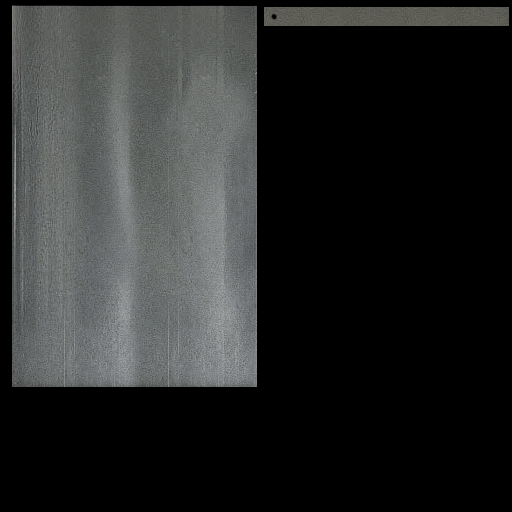
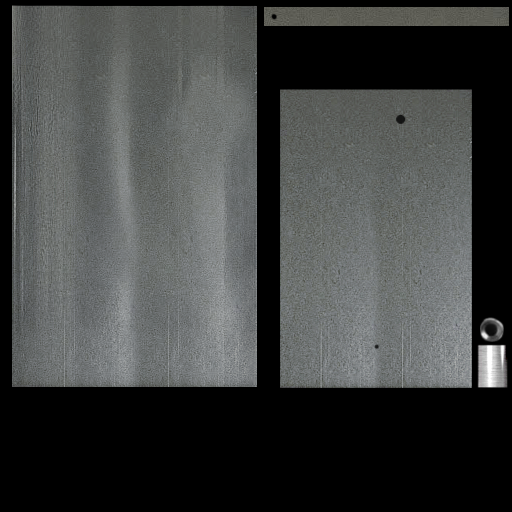
Layer changes from the first w=512, h=512 image to the second:
added layer "Pasted Layer #4" above "Pasted Layer #3" over [480, 317, 504, 342]
added layer "Pasted Layer #3" above "Pasted Layer copy #1" over [477, 344, 508, 388]
added layer "Pasted Layer copy #1" above "Pasted Layer" over [280, 89, 472, 388]
